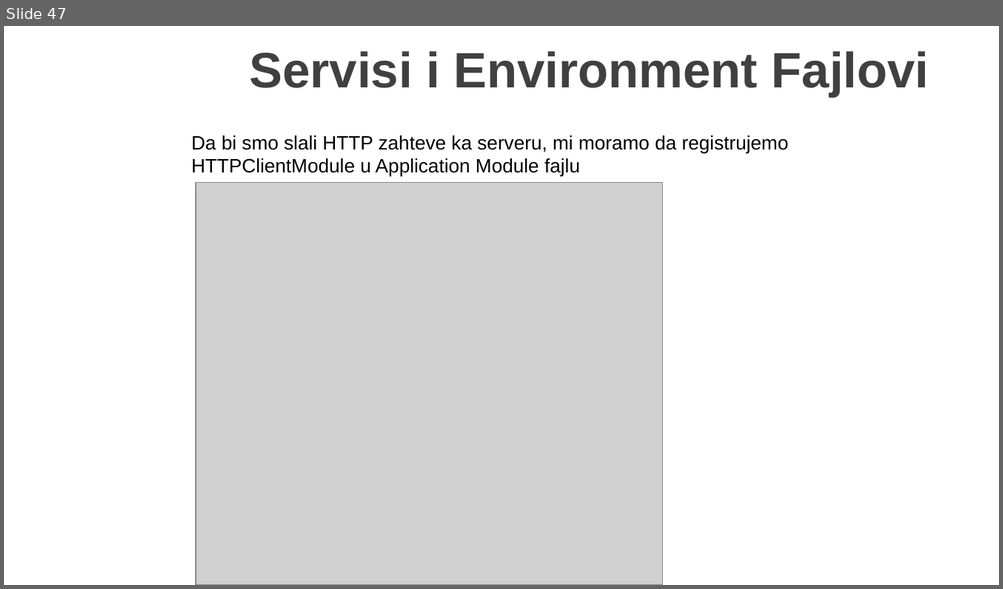
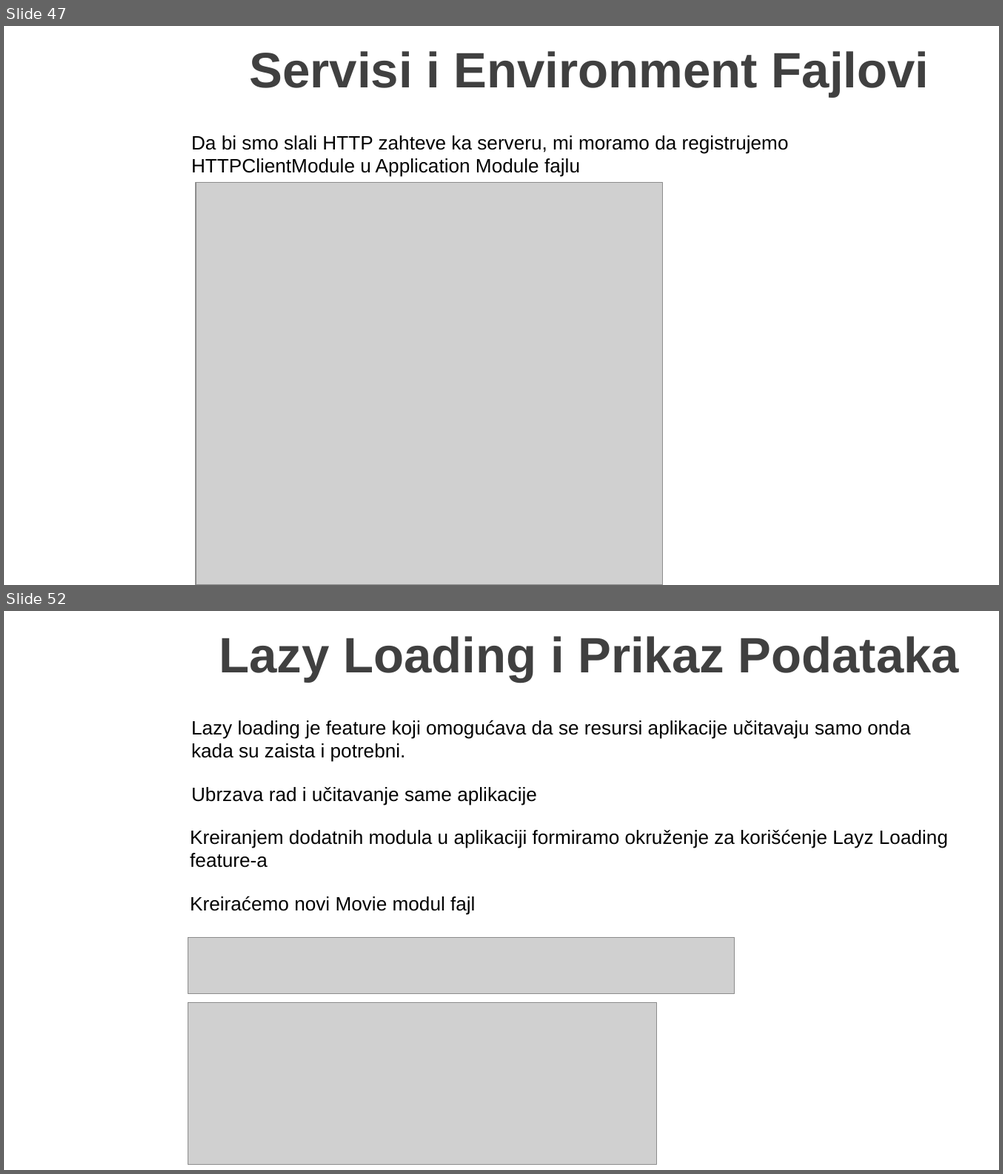
Before and after one commit to MarinkoSpasojevic/predavanje-netcore-angular, a slide deck: .NET Core i Angular Web Dev.pptx. Shown one above the other, each under a label of ours: slide 47 before the commit, slides 47 and 52 after it; the slides between them are not shown. The pictures are 1003x589 and 1003x1174 pixels, drawn with LibreOffice and Linux fonts; fonts in the diff are those of the drawing; grey boxes stand for pictures; background and template pictures are left out. Boxes give left, top, right and bottom in pixels: in the first picture for what was removed or moved away, otherwise in the second. Text is boxed around its words. In the diff, an @@ line names an element or a change of style, - is before the commit and + after.

```diff
--- a/.NET Core i Angular Web Dev.pptx
+++ b/.NET Core i Angular Web Dev.pptx
@@ slide 52 added at <box>4,611,999,1170</box>, background picture (left out) @@
@@ title added at <box>219,636,959,682</box>, 36 pt, text #404040, bold @@
+Lazy Loading i Prikaz Podataka
@@ text added at <box>191,720,910,762</box>, 14 pt, text #000000 @@
+Lazy loading je feature koji omogućava da se resursi aplikacije učitavaju samo onda kada su zaista i potrebni.
@@ text added at <box>191,787,537,806</box>, 14 pt, text #000000 @@
+Ubrzava rad i učitavanje same aplikacije
@@ text added at <box>190,829,948,868</box>, 14 pt, text #000000 @@
+Kreiranjem dodatnih modula u aplikaciji formiramo okruženje za korišćenje Layz Loading feature-a
@@ text added at <box>190,896,475,915</box>, 14 pt, text #000000 @@
+Kreiraćemo novi Movie modul fajl
@@ picture added at <box>188,938,734,994</box> @@
@@ picture added at <box>188,1003,657,1165</box> @@
```
Also in this commit, not shown: 2 slides changed, 23 other slides added, 1 slide removed, 17 other files.
